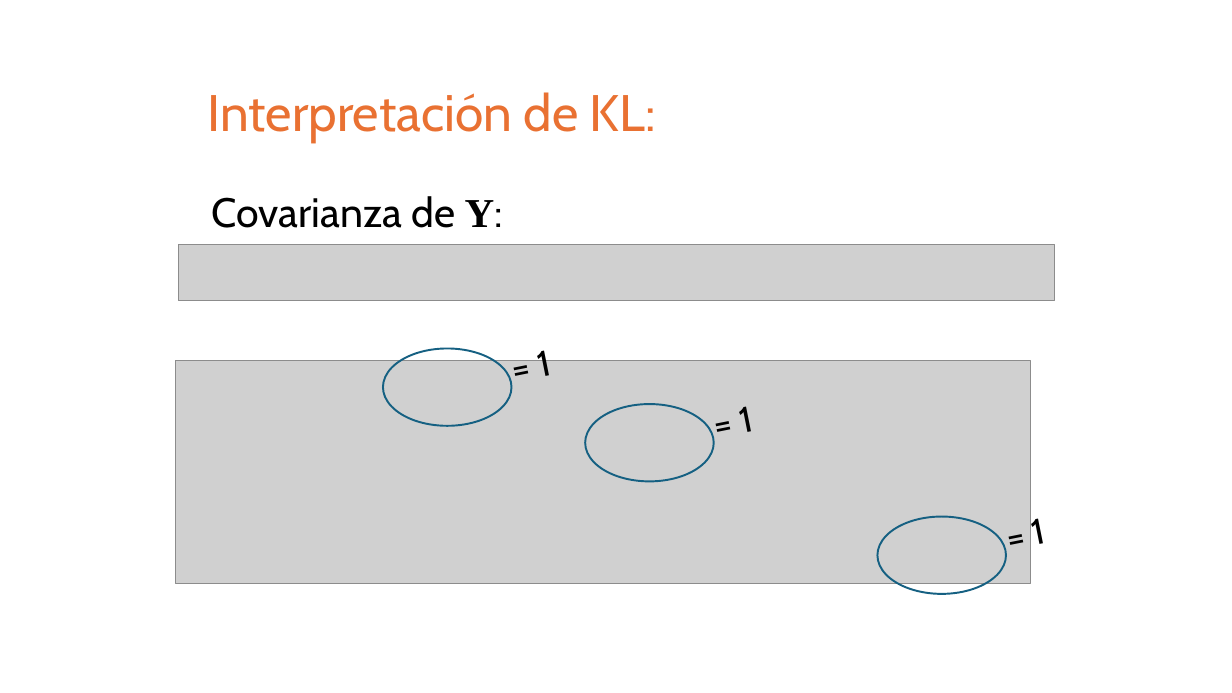
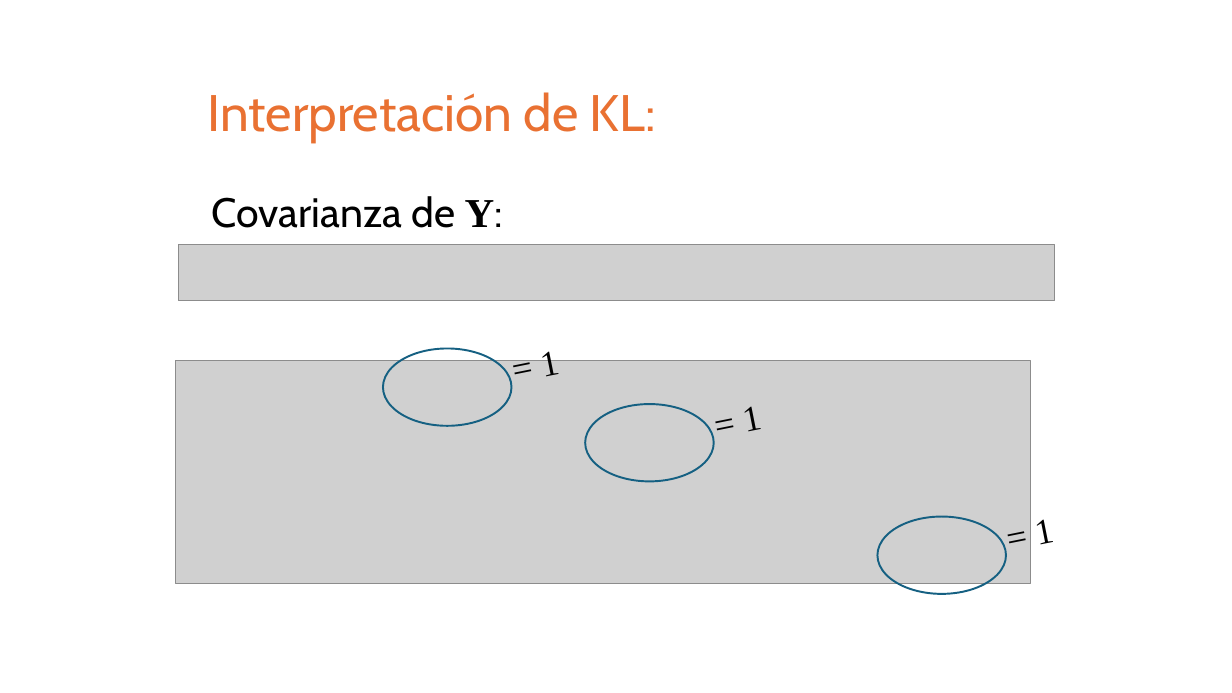
Before and after one commit to domingomery/patrones, a slide deck: slide 29 of clases/Cap03_Seleccion_de_Caracteristicas/presentations/PAT03_TransformacionCaracteristicas.pptx (slide 22 before the commit). Drawn at 1232x693 pixels with LibreOffice and Linux fonts; fonts in the diff are those of the drawing; grey boxes stand for pictures. Boxes give left, top, right and bottom in pixels: in the first picture for what was removed or moved away, otherwise in the second. Text is boxed around its words. In the diff, an @@ line names an element or a change of style, - is before the commit and + after.

```diff
--- a/clases/Cap03_Seleccion_de_Caracteristicas/presentations/PAT03_TransformacionCaracteristicas.pptx
+++ b/clases/Cap03_Seleccion_de_Caracteristicas/presentations/PAT03_TransformacionCaracteristicas.pptx
@@ font Cabin to Times New Roman in 3 elements at <box>543,349,561,377</box>, <box>745,407,763,432</box>, <box>1038,519,1056,545</box> @@
```
Also in this commit, not shown: 8 other slides changed, 7 slides added, 1 other file.
